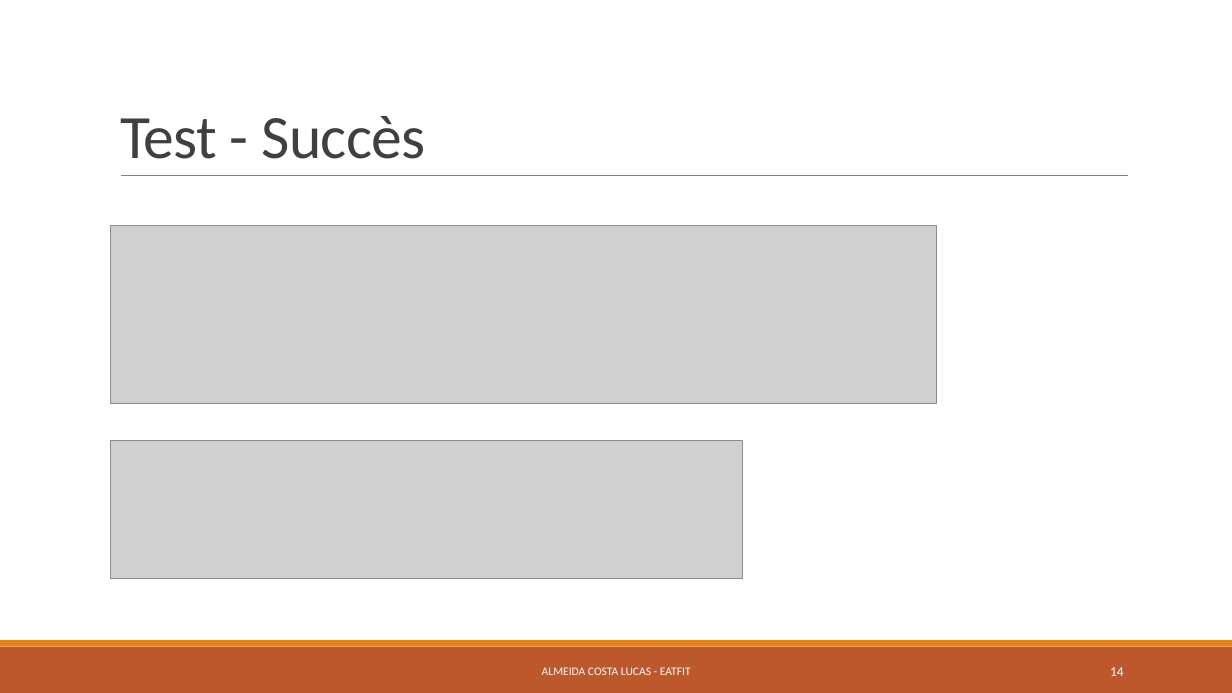
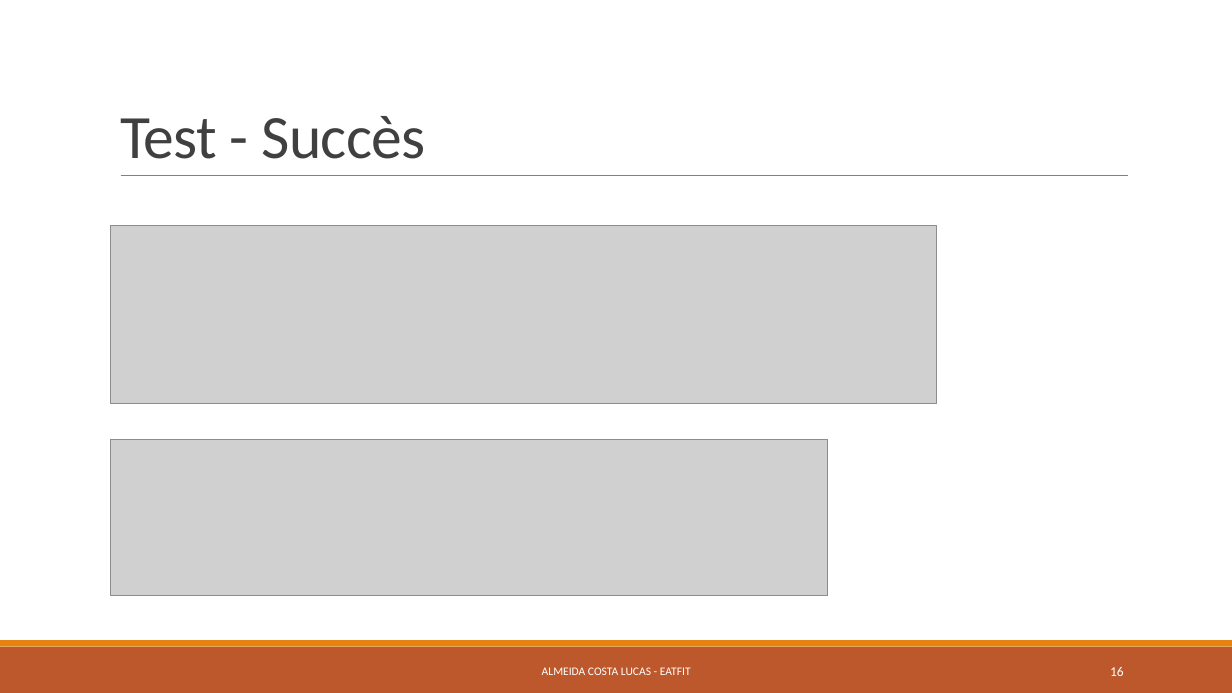
Before and after one commit to LAAC172003/EatFit_TPI_2023, a slide deck: slide 16 of Documentation/Eatfit.pptx (slide 14 before the commit). Drawn at 1232x693 pixels with LibreOffice and Linux fonts; fonts in the diff are those of the drawing; grey boxes stand for pictures. Boxes give left, top, right and bottom in pixels: in the first picture for what was removed or moved away, otherwise in the second. Text is boxed around its words. In the diff, an @@ line names an element or a change of style, - is before the commit and + after.

```diff
--- a/Documentation/Eatfit.pptx
+++ b/Documentation/Eatfit.pptx
@@ picture: place and size @@
-picture at <box>111,441,743,579</box>
+picture at <box>111,440,828,596</box>
@@ page number at <box>1110,667,1124,676</box>: text changed @@
-14
+16
```
Also in this commit, not shown: 6 other slides changed, 5 slides added, 3 slides removed, 2 other files.
